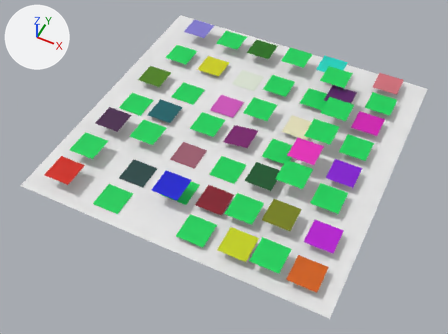
An edit to the COLLADA model sim/unreal_meshes/untitled.dae, drawn before and after from the same camera.
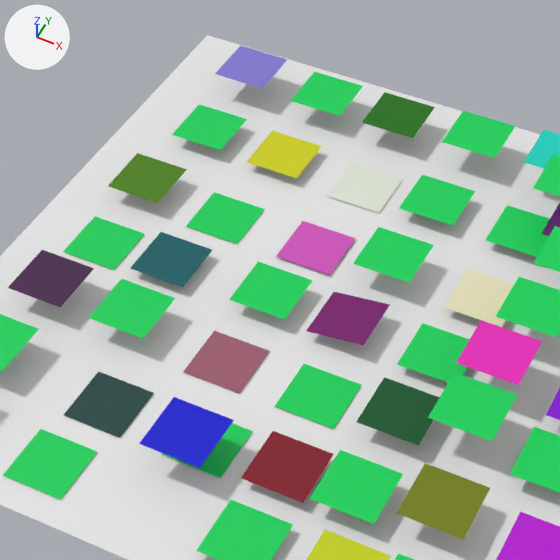
Each version is shown whole from a 50 mm camera at (2052.0, -4475.0, 4945.0) aimed at (3.0, -378.0, -177.0), then close up on the part from 20% to 74% of the width and 0% to 72% of the height. The axes (+X, +Y, +Z) are drawn at upper left. The lights are the same throughout. Where no turn or scale is listed for an object, it has been applied to the vertices.

The older version as bpy lines, for what is in view:
```python
me_plane_002 = bpy.data.meshes.new('Plane.002')
me_plane_002.from_pydata([(-149.0, -148.0, 0.0), (149.0, -148.0, 0.0), (-149.0, 148.0, 0.0), (149.0, 148.0, 0.0)], [], [(1, 2, 0), (1, 3, 2)])
me_plane_002.materials.append(mat_material_003)  # green #00d159
me_plane_034 = bpy.data.meshes.new('Plane.034')
me_plane_034.from_pydata([(-149.0, -148.0, 0.0), (149.0, -148.0, 0.0), (-149.0, 148.0, 0.0), (149.0, 148.0, 0.0)], [], [(1, 2, 0), (1, 3, 2)])
me_plane_034.materials.append(mat_material_035)  # dark cyan #005e65
me_plane_037 = bpy.data.meshes.new('Plane.037')
me_plane_037.from_pydata([(-149.0, -148.0, 0.0), (149.0, -148.0, 0.0), (-149.0, 148.0, 0.0), (149.0, 148.0, 0.0)], [], [(1, 2, 0), (1, 3, 2)])
me_plane_037.materials.append(mat_material_038)  # green #00d159
me_plane_038 = bpy.data.meshes.new('Plane.038')
me_plane_038.from_pydata([(-149.0, -148.0, 0.0), (149.0, -148.0, 0.0), (-149.0, 148.0, 0.0), (149.0, 148.0, 0.0)], [], [(1, 2, 0), (1, 3, 2)])
me_plane_038.materials.append(mat_material_039)  # pink #d152bd
ob_plane_002 = bpy.data.objects.new('Plane_002', me_plane_002)
ob_plane_002.location = (228.0, -1418.0, 55.0)
ob_plane_034 = bpy.data.objects.new('Plane_034', me_plane_034)
ob_plane_034.location = (-889.0, -101.0, 60.0)
ob_plane_037 = bpy.data.objects.new('Plane_037', me_plane_037)
ob_plane_037.location = (-830.0, 336.0, 8.0)
ob_plane_038 = bpy.data.objects.new('Plane_038', me_plane_038)
ob_plane_038.location = (-314.0, 336.0, 15.0)
# also in view: 'Plane_019' at (837.0, -456.0, 210.0); 'Plane_028' at (-343.0, -540.0, 8.0); 'Plane_035' at (-1284.0, -101.0, 8.0); 'Plane_046' at (-1215.0, 1349.0, 160.0); 'Plane_043' at (135.0, 1349.0, 170.0)
```
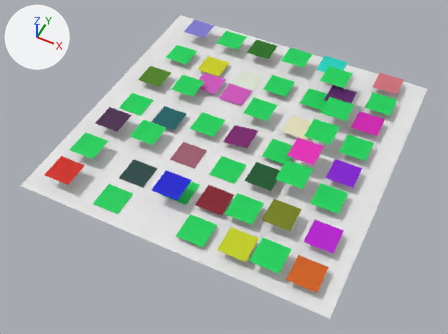
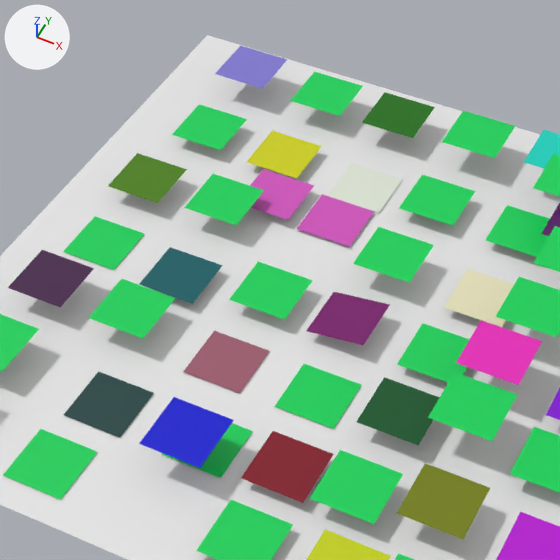
Location of each change, (x1, y1, x2, y2) in pixels of the close-ups (560 x 560 px):
'Plane_038', moved: before (276, 221, 356, 275); after (297, 194, 374, 247)
'Plane_034', moved: before (130, 232, 212, 287); after (139, 247, 223, 304)
'Plane_037', moved: before (186, 192, 264, 244); after (184, 174, 264, 225)
'Plane_051', added (pink): after (250, 169, 314, 220)

What changed in the scene script:
```text
Add mat_material_052:
    mat_material_052 = principled_material('Material_052')
    mat_material_052.base_color = (0.64, 0.0838, 0.508)  # pink #d152bd
    mat_material_052.roughness = 0.44
Add me_plane_051:
    me_plane_051.from_pydata([(-149.0, -148.0, 0.0), (149.0, -148.0, 0.0), (-149.0, 148.0, 0.0), (149.0, 148.0, 0.0)], [], [(1, 2, 0), (1, 3, 2)])
    me_plane_051.materials.append(mat_material_052)  # pink #d152bd
Change ob_plane_038:
    ob_plane_038.location: (-314.0, 336.0, 15.0) -> (-314.0, 562.0, 17.0)
Change ob_plane_037:
    ob_plane_037.location: (-830.0, 336.0, 8.0) -> (-830.0, 336.0, 132.0)
Change ob_plane_034:
    ob_plane_034.location: (-889.0, -101.0, 60.0) -> (-792.0, -178.0, 60.0)
Add ob_plane_051:
    ob_plane_051 = bpy.data.objects.new('Plane_051', me_plane_051)
    ob_plane_051.location = (-658.0, 562.0, 58.0)
```
